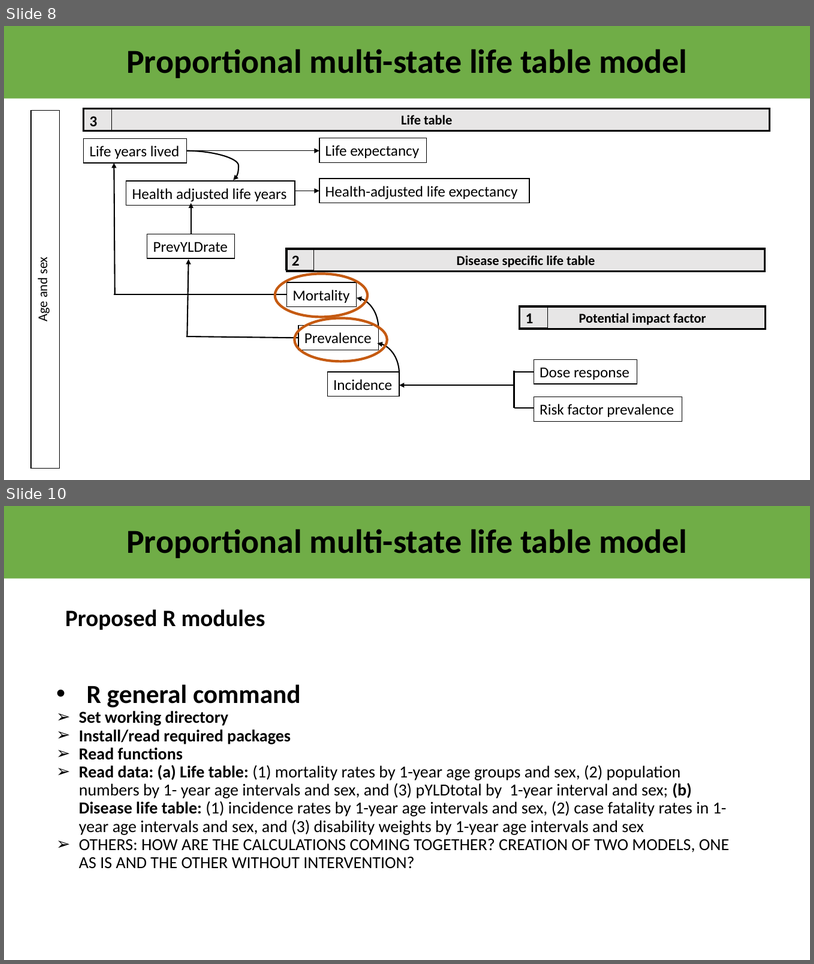
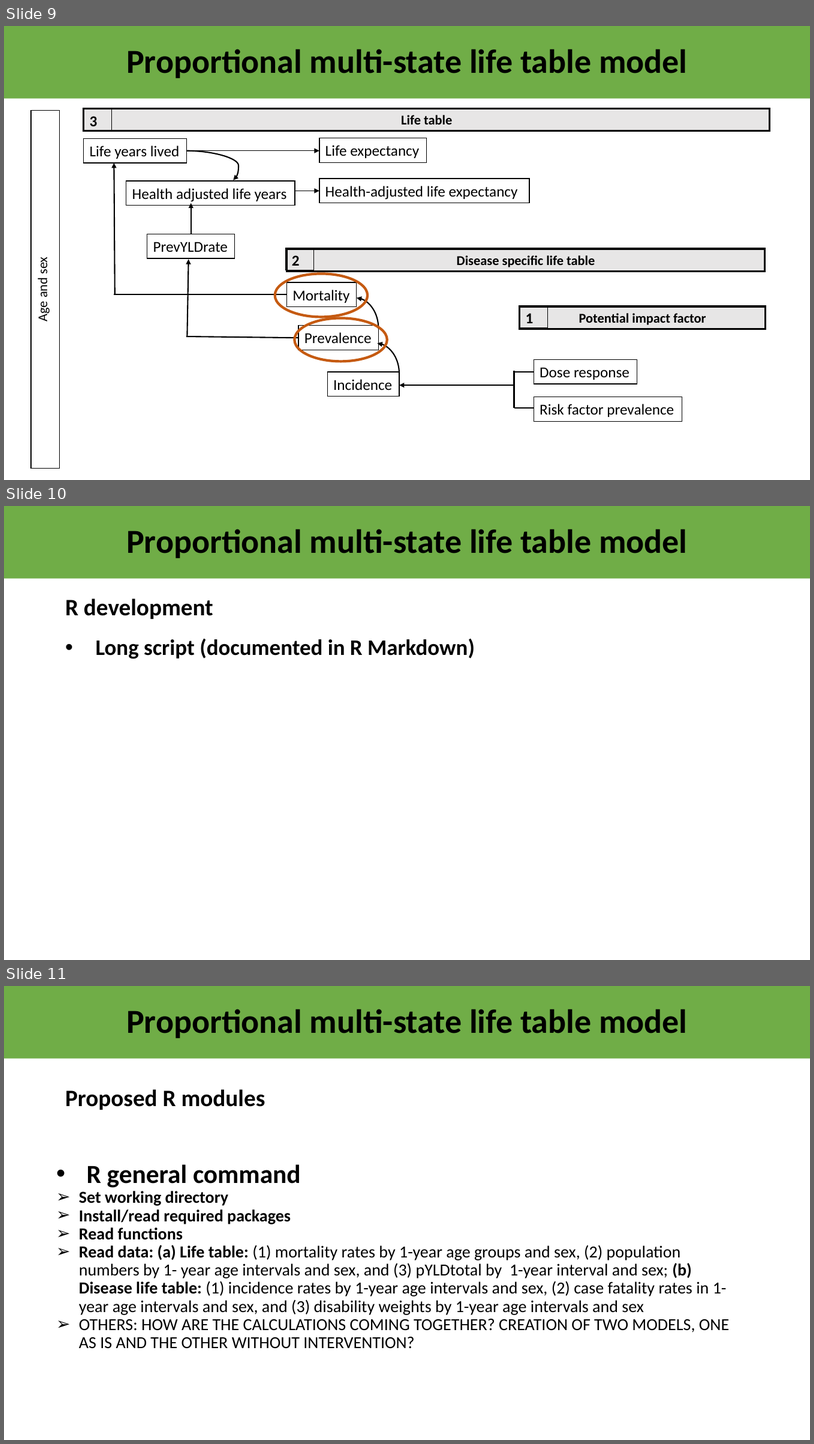
Before and after one commit to ITHIM/ITHIM-R, a slide deck: MSLT/structure/PMSLTframeworkV2.pptx. Shown one above the other, each under a label of ours: slides 8 and 10 before the commit, slides 9, 10 and 11 after it; the slides between them are not shown. The pictures are 814x964 and 814x1444 pixels, drawn with LibreOffice and Linux fonts; fonts in the diff are those of the drawing. Boxes give left, top, right and bottom in pixels: in the first picture for what was removed or moved away, otherwise in the second. Text is boxed around its words. In the diff, an @@ line names an element or a change of style, - is before the commit and + after.

```diff
--- a/MSLT/structure/PMSLTframeworkV2.pptx
+++ b/MSLT/structure/PMSLTframeworkV2.pptx
@@ slide 10 added at (4,506,810,960), background #FFFFFF @@
@@ rectangle added at (4,506,810,579), fill #70AD47, 40 pt, text #000000, bold @@
+Proportional multi-state life table model
@@ text added at (65,598,213,619), 28 pt, text #000000, bold @@
+R development
@@ text added at (96,638,475,659), 26.4 pt, text #000000, bold @@
+• Long script (documented in R Markdown)
@@ what was slide 8 is now slide 9 @@
@@ what was slide 10 is now slide 11 @@
```
Also in this commit, not shown: 3 slides changed, 1 other slide added, 1 slide removed, 2 other files.
